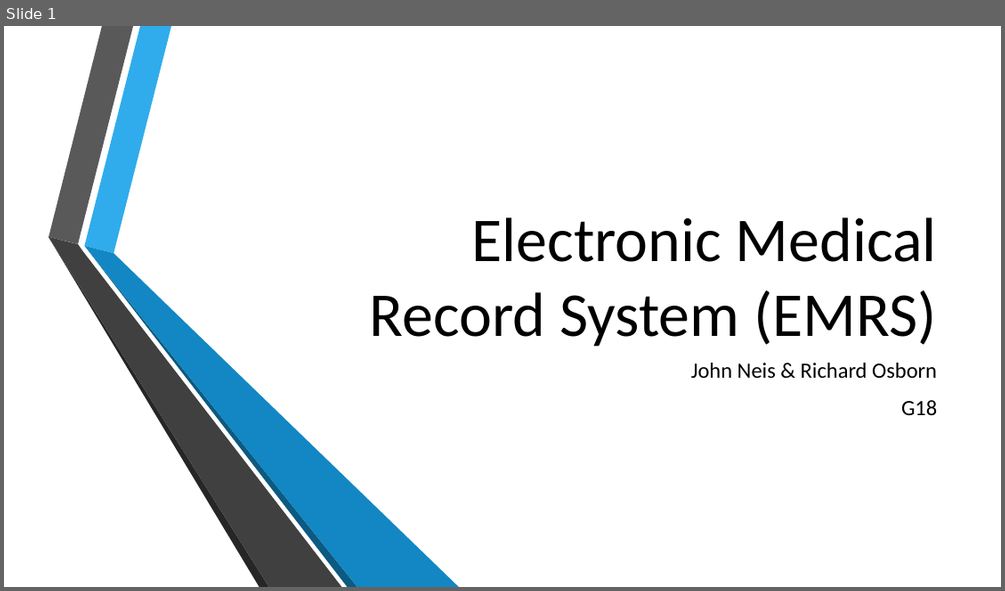
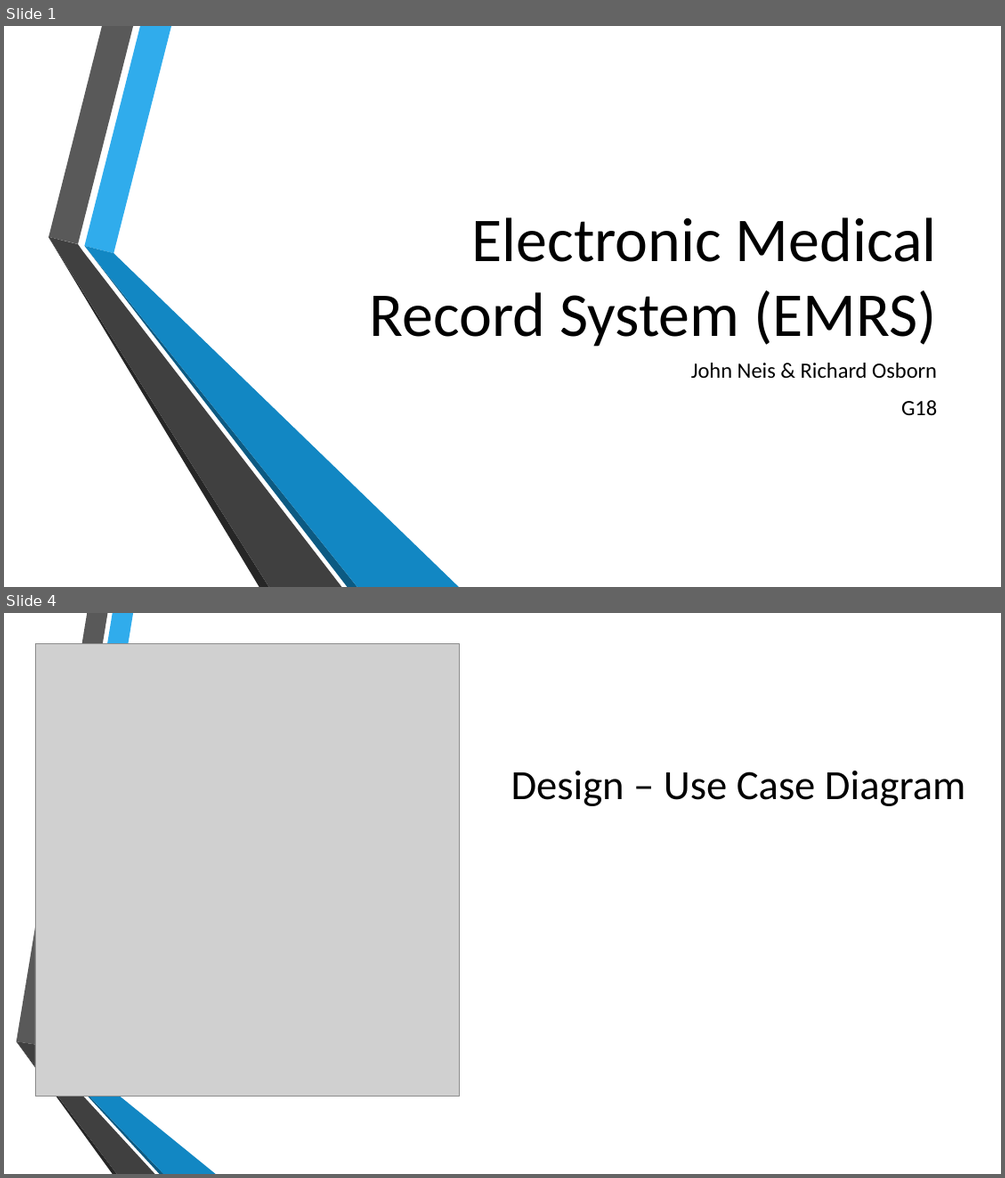
Before and after one commit to John-Neis/CSCI-455-Project, a slide deck: Presentation/Project_Presentation.pptx. Shown one above the other, each under a label of ours: slide 1 before the commit, slides 1 and 4 after it; the slides between them are not shown. The pictures are 1005x591 and 1005x1178 pixels, drawn with LibreOffice and Linux fonts; fonts in the diff are those of the drawing; grey boxes stand for pictures; background and template pictures are left out. Boxes give left, top, right and bottom in pixels: in the first picture for what was removed or moved away, otherwise in the second. Text is boxed around its words. In the diff, an @@ line names an element or a change of style, - is before the commit and + after.

Commit message:
Project presentation powerpoint complete. Various images added as resources to presentation

```diff
--- a/Presentation/Project_Presentation.pptx
+++ b/Presentation/Project_Presentation.pptx
@@ slide 4 added at (x1=4, y1=613, x2=1001, y2=1174), background picture (left out) @@
@@ picture added at (x1=35, y1=643, x2=460, y2=1095) @@
@@ title added at (x1=511, y1=771, x2=965, y2=806), 40 pt, text #000000 @@
+Design – Use Case Diagram
@@ group added at (x1=16, y1=613, x2=216, y2=1174): 6 freeform shapes @@
```
Also in this commit, not shown: 2 slides changed, 12 other slides added, 2 slides removed.
